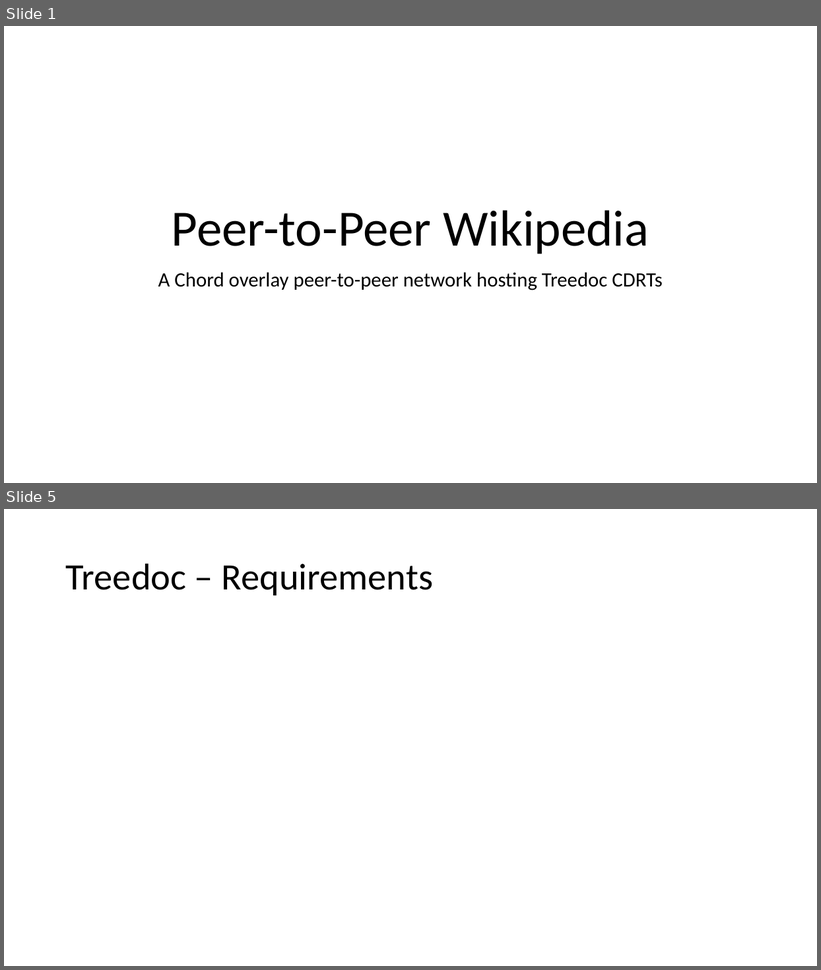
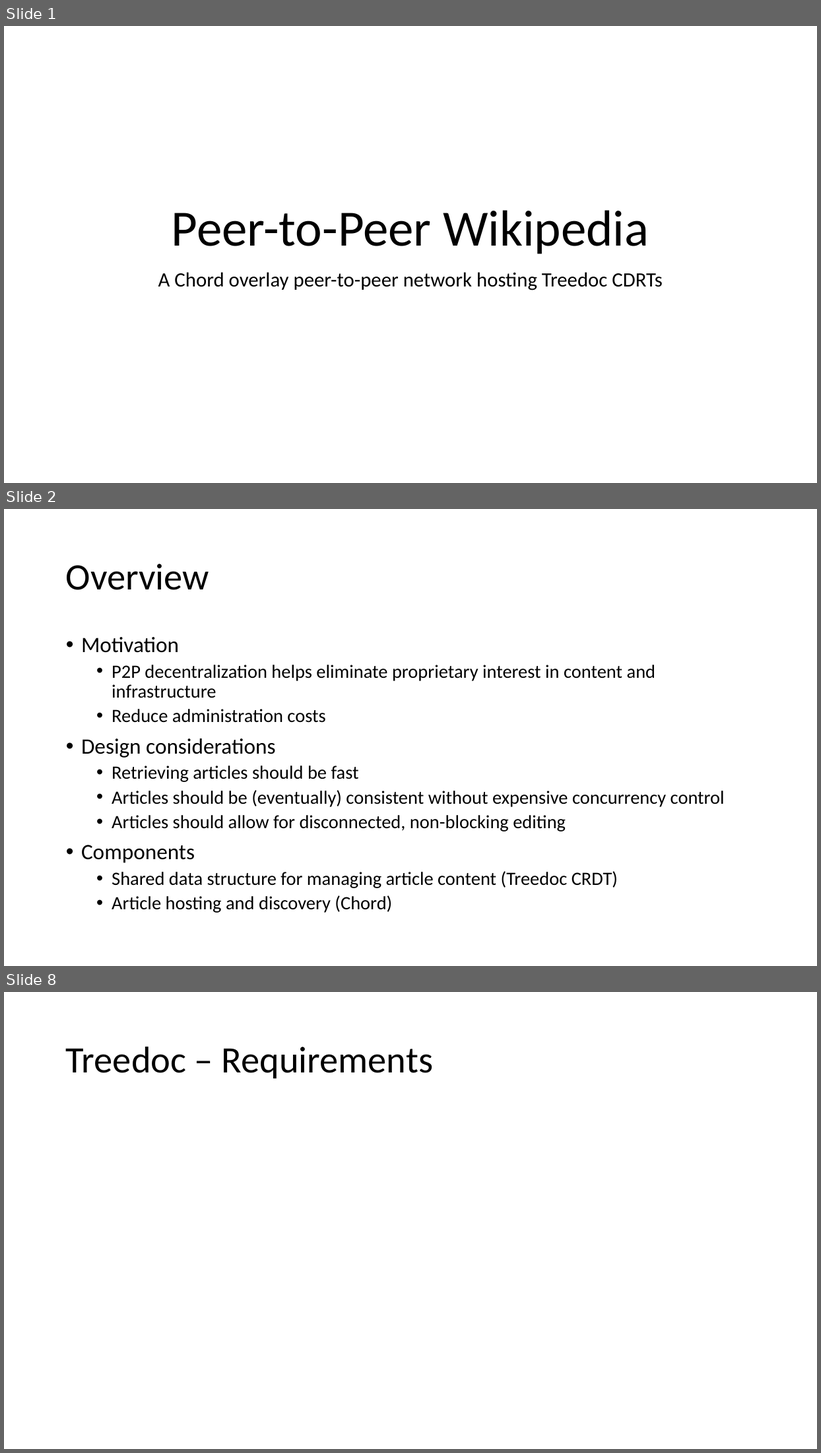
Before and after one commit to nickbradley/538b-project, a slide deck: p2pwiki.pptx. Shown one above the other, each under a label of ours: slides 1 and 5 before the commit, slides 1, 2 and 8 after it; the slides between them are not shown. The pictures are 821x970 and 821x1453 pixels, drawn with LibreOffice and Linux fonts; fonts in the diff are those of the drawing; grey boxes stand for pictures. Boxes give left, top, right and bottom in pixels: in the first picture for what was removed or moved away, otherwise in the second. Text is boxed around its words. In the diff, an @@ line names an element or a change of style, - is before the commit and + after.

```diff
--- a/p2pwiki.pptx
+++ b/p2pwiki.pptx
@@ slide 2 added at (4,509,817,966), background #FFFFFF @@
@@ title added at (66,564,209,590), 44 pt, text #000000 @@
+Overview
@@ text added at (81,637,725,913), 22.2 pt, text #000000 @@
+• Motivation
+  • P2P decentralization helps eliminate proprietary interest in content and infrastructure
+  • Reduce administration costs
+• Design considerations
+  • Retrieving articles should be fast
+  • Articles should be (eventually) consistent without expensive concurrency control
+  • Articles should allow for disconnected, non-blocking editing
+• Components
+  • Shared data structure for managing article content (Treedoc CRDT)
+  • Article hosting and discovery (Chord)
@@ what was slide 5 is now slide 8 @@
```
Also in this commit, not shown: 5 slides changed, 6 other slides added, 4 slides removed, 10 other files.
